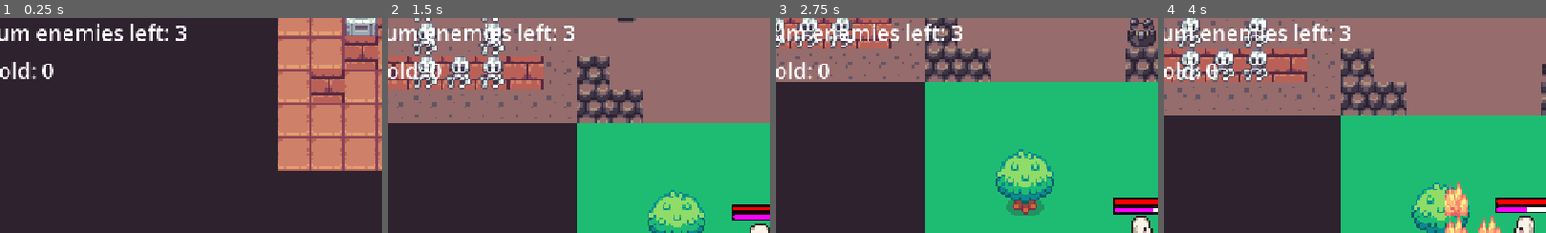
Above: before the commit, frames 1-4 (left to right).
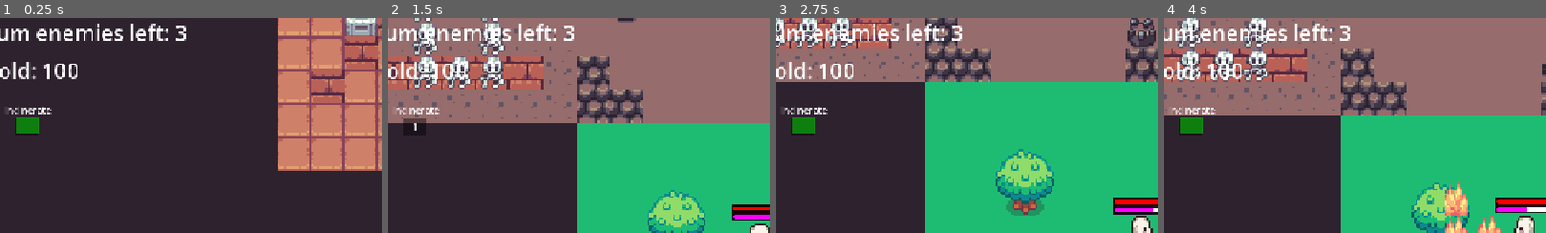
Above: after the commit, the same moments.

Repository: SimonAJScott/wizardgame
Game: Godot game, scene res://scenes/game.tscn
The game is run twice, just before and just after one commit, with the same random seed, the same clock (stepped at 60 frames per second) and the same inputs.
Inputs:
- Up to frame 1 (0.25 s): no input
- Up to frame 2 (1.5 s): tap Enter (restart) at 0.5 s; hold Right (right) 0.53-1.28 s; tap Space (space) at 0.6 s; tap Q (spell_1) at 0.8, 1.35 s; hold Down (down) from 1.28 s (still down)
- Up to frame 3 (2.75 s): tap Space (space) at 1.55, 2.1 s; release Down (down) at 2.03 s; hold Right (right) from 2.03 s (still down); tap Q (spell_1) at 2.3 s
- Up to frame 4 (4 s): release Right (right) at 2.78 s; hold Up (up) 2.78-3.53 s; tap Q (spell_1) at 2.85, 3.8 s; tap Space (space) at 3.05, 3.6 s; hold Left (left) from 3.53 s (still down)
The pictures show only the part of the screen within x 2-52%, y 0-50%; the shares and areas given below are measured in that part.

The runs differ from the first frame. In frame 1, 1.1% of the frame differs, in the area x 2-21%, y 21-54%; in frame 2, 0.7%; in frame 3, 1.1%; in frame 4, 1.0%.

Commit message:
added cooldown to spell_1

Diff:
--- a/scenes/hud.tscn
+++ b/scenes/hud.tscn
@@ -17,3 +17,56 @@
 offset_bottom = 113.0
 theme_override_font_sizes/font_size = 36
 text = "test"
+
+[node name="spell_1_rect" type="ColorRect" parent="." unique_id=192533324]
+anchors_preset = 4
+anchor_top = 0.5
+anchor_bottom = 0.5
+offset_left = 55.0
+offset_top = -191.0
+offset_right = 92.64789
+offset_bottom = -164.0
+grow_vertical = 2
+color = Color(0, 0, 0, 0.43137255)
+
+[node name="ready_rect" type="ColorRect" parent="spell_1_rect" unique_id=1254479848]
+layout_mode = 0
+offset_left = 2.0
+offset_top = -3.0
+offset_right = 38.733334
+offset_bottom = 26.0
+color = Color(0, 1, 0, 0.45490196)
+
+[node name="spell_1_cooldown" type="Label" parent="spell_1_rect" unique_id=416516483]
+layout_mode = 1
+anchors_preset = 8
+anchor_left = 0.5
+anchor_top = 0.5
+anchor_right = 0.5
+anchor_bottom = 0.5
+offset_left = -20.0
+offset_top = -11.5
+offset_right = 20.0
+offset_bottom = 11.5
+grow_horizontal = 2
+grow_vertical = 2
+text = "spell_1_cooldown"
+horizontal_alignment = 1
+vertical_alignment = 1
+
+[node name="spell_1_title" type="Label" parent="spell_1_rect" unique_id=1762396985]
+layout_mode = 1
+anchors_preset = 8
+anchor_left = 0.5
+anchor_top = 0.5
+anchor_right = 0.5
+anchor_bottom = 0.5
+offset_left = -50.5
+offset_top = -39.5
+offset_right = 54.5
+offset_bottom = -16.5
+grow_horizontal = 2
+grow_vertical = 2
+text = "spell_1_name"
+horizontal_alignment = 1
+vertical_alignment = 1
--- a/scripts/hud.gd
+++ b/scripts/hud.gd
@@ -4,4 +4,12 @@
 # Called every frame. 'delta' is the elapsed time since the previous frame.
 func _process(_delta: float) -> void:
 	$"num enemies left".text = "num enemies left: " + str(Global.current_num_enemies)
-	$gold.text = "Gold: " + str(get_tree().get_nodes_in_group("player")[0].get_gold())
+	var player = get_tree().get_nodes_in_group("player")[0]
+	$gold.text = "Gold: " + str(player.get_gold())
+	$spell_1_rect/spell_1_title.text = player.spell_1.name
+	if player.spell_1.current_cooldown > 0:
+		$spell_1_rect/ready_rect.hide()
+		$spell_1_rect/spell_1_cooldown.text = str(player.spell_1.current_cooldown)
+	else:
+		$spell_1_rect/ready_rect.show()
+		$spell_1_rect/spell_1_cooldown.text = ""
--- a/scripts/player.gd
+++ b/scripts/player.gd
@@ -10,7 +10,7 @@
 var active_spell:Node2D = null
 var is_casting := false
 var looking_dir:Vector2 = Vector2.DOWN
-var gold: int = 0
+var gold: int = 100
 var spell_1 = null
 var spell_2 = null
 var spell_3 = null
@@ -60,8 +60,6 @@
 	current_health -= amount
 	update_health_ui()
 
-
-
 func process_action() -> void:
 	if is_casting:
 		return
@@ -76,14 +74,17 @@
 		return
 	# cast spell
 	if Input.is_action_just_released("spell_1") and active_spell != null:
-		cast_spell()
+		if spell_1.current_cooldown == 0:
+			cast_spell()
+		else:
+			cancel_aim()
 		return
 
 	# Space moves one tile, but not while aiming
 	if Input.is_action_just_pressed("space") and active_spell == null \
 			and not rays[looking_dir].is_colliding():
 		global_position += looking_dir * Global.tile_size
-		done_with_turn()
+		done_with_turn(false)
 
 	# Turning works whether aiming or not
 	var input_dir := Vector2(
@@ -101,8 +102,10 @@
 func start_aim() -> void:
 	if active_spell != null:
 		return
+	print('aiming')
 	active_spell = spell_1
 	active_spell.cast(looking_dir, true, Global.get_grid_from_pixel(position))
+
 
 
 func refresh_aim() -> void:
@@ -122,14 +125,20 @@
 	update_mana_ui()
 	await get_tree().create_timer(0.5).timeout
 	active_spell.reset()
-	active_spell = null
+	active_spell.current_cooldown = active_spell.turn_cooldown
 	is_casting = false
-	done_with_turn()
+	done_with_turn(true)
 
 func on_enemy_action_done() -> void:
 	is_player_turn = true
 
-func done_with_turn() -> void:
+func done_with_turn(did_cast: bool) -> void:
+	if did_cast:
+		active_spell.current_cooldown = active_spell.turn_cooldown
+		active_spell = null
+	elif spell_1.current_cooldown > 0:
+			print('got here')
+			spell_1.current_cooldown -= 1
 	is_player_turn = false
 	TurnManager.player_action_done.emit()
 
--- a/scripts/spells/incinerate.gd
+++ b/scripts/spells/incinerate.gd
@@ -2,6 +2,7 @@
 
 var mana_cost = 15
 var turn_cooldown = 1
+var current_cooldown = 0
 var damage = 25
 @onready var incinerate_sound: AudioStreamPlayer2D = $IncinerateSound
 @onready var incinerate_tile_map_layer_visual:TileMapLayer = get_node("IncinerateVisual")
